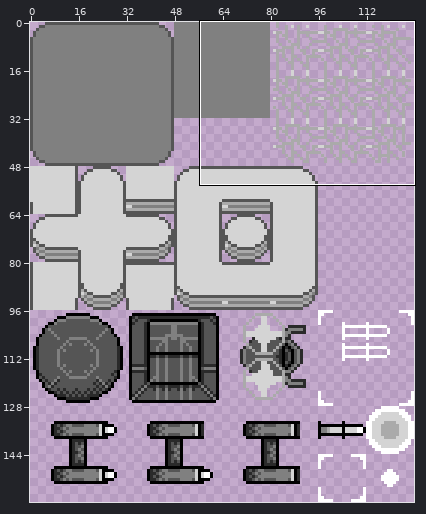
A pixel-art file gets an edit: resource/image/tileset.ase. Above: a wide view before the commit, with the close-up outlined.
Close-up. Old version:
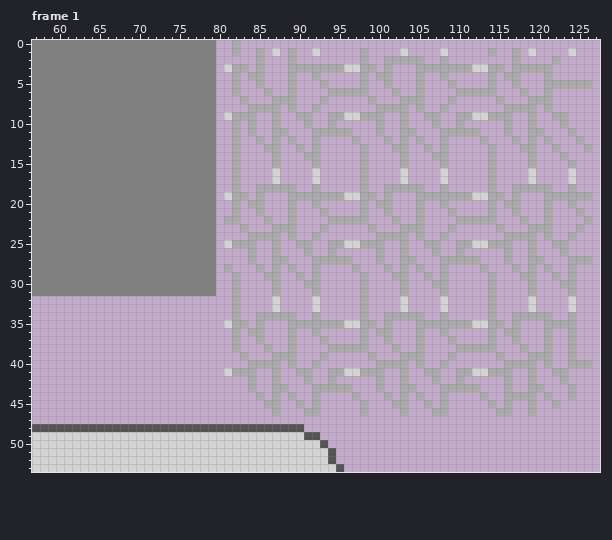
128x160 pixels, 8 frames. Shown: frame 1: x 57..127, y 0..53. The commit also changed other frames or places, which this record leaves out.
Once edited:
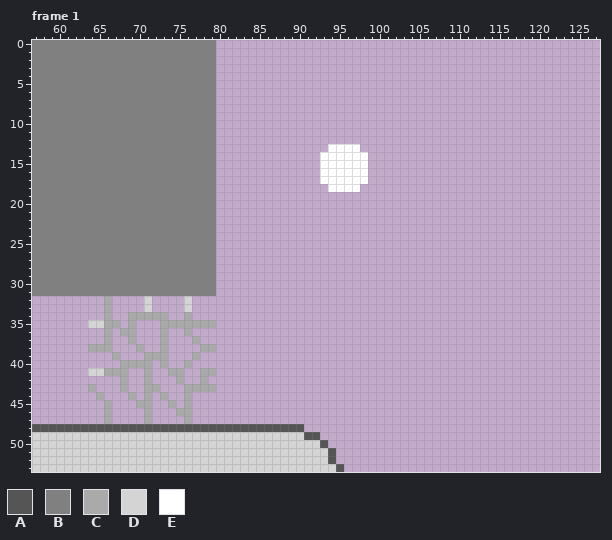
Palette (. is transparent): A #555555  B #808080  C #aaaaaa  D #d4d4d4  E #ffffff
From old to new:
Frame 1, layers "animation", "base":
y 0: x 82 C -> .
y 1: x 82 C -> .; x 85 C -> .; x 87 D -> .; x 89 C -> .; x 92 D -> .; x 98 C -> .; x 103 D -> .; x 108 D -> .; x 114 C -> .; x 117 C -> .; x 119 D -> .; x 124 D -> .
y 2: x 85 C -> .; x 89 C -> .; x 98 C -> .; x 101..105 CCCCC -> .....; x 108 C -> .; x 117 C -> .; x 122 C -> .
y 3: x 81..83 DCC -> ...; x 85 C -> .; x 89..99 CCCCCCCDDCC -> ...........; x 101 C -> .; x 105..115 CCCCCCCDDCC -> ...........; x 117..121 CCCCC -> .....
y 4: x 82 C -> .; x 84..85 CC -> ..; x 89 C -> .; x 92 C -> .; x 98 C -> .; x 100..101 CC -> ..; x 105 C -> .; x 108 C -> .; x 114 C -> .; x 116..117 CC -> ..; x 121 C -> .
y 5: x 82 C -> .; x 85 C -> .; x 89 C -> .; x 93 C -> .; x 98 C -> .; x 101 C -> .; x 105 C -> .; x 109 C -> .; x 114 C -> .; x 117 C -> .; x 121..126 CCCCCC -> ......
y 6: x 82 C -> .; x 86 C -> .; x 89 C -> .; x 94..98 CCCCC -> .....; x 102 C -> .; x 105 C -> .; x 110..114 CCCCC -> .....; x 118 C -> .; x 121 C -> .
y 7: x 83 C -> .; x 87..89 CCC -> ...; x 93 C -> .; x 99 C -> .; x 103..105 CCC -> ...; x 109 C -> .; x 115 C -> .; x 119..121 CCC -> ...
y 8: x 84..87 CCCC -> ....; x 89 C -> .; x 92 C -> .; x 100..103 CCCC -> ....; x 105 C -> .; x 108 C -> .; x 116..119 CCCC -> ....; x 121 C -> .
y 9: x 81..84 DCCC -> ....; x 87 C -> .; x 90..91 CC -> ..; x 94..100 CCDDCCC -> .......; x 103 C -> .; x 106..107 CC -> ..; x 110..116 CCDDCCC -> .......; x 119 C -> .; x 122..123 CC -> ..
y 10: x 82 C -> .; x 84 C -> .; x 87 C -> .; x 91 C -> .; x 94 C -> .; x 100 C -> .; x 103 C -> .; x 107 C -> .; x 110 C -> .; x 116 C -> .; x 119 C -> .; x 123 C -> .
y 11: x 82 C -> .; x 84 C -> .; x 87..88 CC -> ..; x 92..96 CCCCC -> .....; x 100 C -> .; x 103..104 CC -> ..; x 108..112 CCCCC -> .....; x 116 C -> .; x 119..120 CC -> ..; x 124 C -> .
y 12: x 82 C -> .; x 85 C -> .; x 87 C -> .; x 89 C -> .; x 92 C -> .; x 97 C -> .; x 101 C -> .; x 103 C -> .; x 105 C -> .; x 108 C -> .; x 113 C -> .; x 117 C -> .; x 119 C -> .; x 121 C -> .; x 125 C -> .
y 13: x 82 C -> .; x 86..87 CC -> ..; x 90 C -> .; x 92 C -> .; x 94..98 ....C -> EEEE.; x 102..103 CC -> ..; x 106 C -> .; x 108 C -> .; x 114 C -> .; x 118..119 CC -> ..; x 122 C -> .; x 126 C -> .
y 14: x 82 C -> .; x 87 C -> .; x 91..98 CC.....C -> ..EEEEEE; x 103 C -> .; x 107..108 CC -> ..; x 114 C -> .; x 119 C -> .; x 123 C -> .
y 15: x 82 C -> .; x 87 C -> .; x 92..98 C.....C -> .EEEEEE; x 103 C -> .; x 108 C -> .; x 114 C -> .; x 119 C -> .; x 124 C -> .
y 16..17: x 82 C -> .; x 87 D -> .; x 92..98 D.....C -> .EEEEEE; x 103 D -> .; x 108 D -> .; x 114 C -> .; x 119 D -> .; x 124 D -> .
y 18: x 82 C -> .; x 85..89 CCCCC -> .....; x 92 C -> .; x 94..98 ....C -> EEEE.; x 101..105 CCCCC -> .....; x 108 C -> .; x 114 C -> .; x 117..121 CCCCC -> .....; x 124 C -> .
y 19: x 81..83 DCC -> ...; x 85 C -> .; x 89..99 CCCCCCCDDCC -> ...........; x 101 C -> .; x 105..115 CCCCCCCDDCC -> ...........; x 117 C -> .; x 121..126 CCCCCC -> ......
y 20: x 82 C -> .; x 84..85 CC -> ..; x 89 C -> .; x 92 C -> .; x 98 C -> .; x 100..101 CC -> ..; x 105 C -> .; x 108 C -> .; x 114 C -> .; x 116..117 CC -> ..; x 121 C -> .; x 124 C -> .
y 21: x 82 C -> .; x 85 C -> .; x 89 C -> .; x 93 C -> .; x 98 C -> .; x 101 C -> .; x 105 C -> .; x 109 C -> .; x 114 C -> .; x 117 C -> .; x 121 C -> .; x 125 C -> .
y 22: x 81..82 CC -> ..; x 86 C -> .; x 89 C -> .; x 94..98 CCCCC -> .....; x 102 C -> .; x 105 C -> .; x 110..114 CCCCC -> .....; x 118 C -> .; x 121 C -> .; x 126 C -> .
y 23: x 83 C -> .; x 87..89 CCC -> ...; x 93 C -> .; x 99 C -> .; x 103..105 CCC -> ...; x 109 C -> .; x 115 C -> .; x 119..121 CCC -> ...; x 125 C -> .
y 24: x 84..87 CCCC -> ....; x 89 C -> .; x 92 C -> .; x 100..103 CCCC -> ....; x 105 C -> .; x 108 C -> .; x 116..119 CCCC -> ....; x 121 C -> .; x 124 C -> .
y 25: x 81..84 DCCC -> ....; x 87 C -> .; x 90..91 CC -> ..; x 94..100 CCDDCCC -> .......; x 103 C -> .; x 106..107 CC -> ..; x 110..116 CCDDCCC -> .......; x 119 C -> .; x 122..123 CC -> ..
y 26: x 84 C -> .; x 87 C -> .; x 91 C -> .; x 94 C -> .; x 100 C -> .; x 103 C -> .; x 107 C -> .; x 110 C -> .; x 116 C -> .; x 119 C -> .; x 123 C -> .
y 27: x 84 C -> .; x 87..88 CC -> ..; x 92..96 CCCCC -> .....; x 100 C -> .; x 103..104 CC -> ..; x 108..112 CCCCC -> .....; x 116 C -> .; x 119..120 CC -> ..; x 124..126 CCC -> ...
y 28: x 81 C -> .; x 85 C -> .; x 87 C -> .; x 89 C -> .; x 92 C -> .; x 97 C -> .; x 101 C -> .; x 103 C -> .; x 105 C -> .; x 108 C -> .; x 113 C -> .; x 117 C -> .; x 119 C -> .; x 121 C -> .; x 124 C -> .
y 29: x 82 C -> .; x 86..87 CC -> ..; x 90 C -> .; x 92 C -> .; x 98 C -> .; x 102..103 CC -> ..; x 106 C -> .; x 108 C -> .; x 114 C -> .; x 118..119 CC -> ..; x 122 C -> .; x 124 C -> .
y 30: x 82 C -> .; x 87 C -> .; x 91..92 CC -> ..; x 98 C -> .; x 103 C -> .; x 107..108 CC -> ..; x 114 C -> .; x 119 C -> .; x 123..124 CC -> ..
y 31: x 82 C -> .; x 87 C -> .; x 92 C -> .; x 98 C -> .; x 103 C -> .; x 108 C -> .; x 114 C -> .; x 119 C -> .; x 124 C -> .
y 32..33: x 66 . -> C; x 71 . -> D; x 76 . -> D; x 82 C -> .; x 87 D -> .; x 92 D -> .; x 98 C -> .; x 103 D -> .; x 108 D -> .; x 114 C -> .; x 119 D -> .; x 124 D -> .
y 34: x 66 . -> C; x 69..73 ..... -> CCCCC; x 76 . -> C; x 82 C -> .; x 85..89 CCCCC -> .....; x 92 C -> .; x 98 C -> .; x 101..105 CCCCC -> .....; x 108 C -> .; x 114 C -> .; x 117..121 CCCCC -> .....; x 124 C -> .
y 35: x 64..67 .... -> DDCC; x 69 . -> C; x 73..79 ....... -> CCCCCCC; x 81..83 DCC -> ...; x 85 C -> .; x 89..99 CCCCCCCDDCC -> ...........; x 101 C -> .; x 105..115 CCCCCCCDDCC -> ...........; x 117 C -> .; x 121..124 CCCC -> ....
y 36: x 66 . -> C; x 68..69 .. -> CC; x 73 . -> C; x 76 . -> C; x 82 C -> .; x 84..85 CC -> ..; x 89 C -> .; x 92 C -> .; x 98 C -> .; x 100..101 CC -> ..; x 105 C -> .; x 108 C -> .; x 114 C -> .; x 116..117 CC -> ..; x 121 C -> .; x 124 C -> .
y 37: x 66 . -> C; x 69 . -> C; x 73 . -> C; x 77 . -> C; x 82 C -> .; x 85 C -> .; x 89 C -> .; x 93 C -> .; x 98 C -> .; x 101 C -> .; x 105 C -> .; x 109 C -> .; x 114 C -> .; x 117 C -> .; x 121 C -> .; x 124 C -> .
y 38: x 64..66 ... -> CCC; x 70 . -> C; x 73 . -> C; x 78..79 .. -> CC; x 82 C -> .; x 86 C -> .; x 89 C -> .; x 94..98 CCCCC -> .....; x 102 C -> .; x 105 C -> .; x 110..114 CCCCC -> .....; x 118 C -> .; x 121 C -> .; x 124 C -> .
y 39: x 67 . -> C; x 71..73 ... -> CCC; x 77 . -> C; x 83 C -> .; x 87..89 CCC -> ...; x 93 C -> .; x 99 C -> .; x 103..105 CCC -> ...; x 109 C -> .; x 115 C -> .; x 119..121 CCC -> ...; x 124 C -> .
y 40: x 68..71 .... -> CCCC; x 73 . -> C; x 76 . -> C; x 84..87 CCCC -> ....; x 89 C -> .; x 92 C -> .; x 100..103 CCCC -> ....; x 105 C -> .; x 108 C -> .; x 116..119 CCCC -> ....; x 121 C -> .; x 124..126 CCC -> ...
y 41: x 64..68 ..... -> DDCCC; x 71 . -> C; x 74..75 .. -> CC; x 78..79 .. -> CC; x 81..84 DCCC -> ....; x 87 C -> .; x 90..91 CC -> ..; x 94..100 CCDDCCC -> .......; x 103 C -> .; x 106..107 CC -> ..; x 110..116 CCDDCCC -> .......; x 119 C -> .; x 122..123 CC -> ..
y 42: x 68 . -> C; x 71 . -> C; x 75 . -> C; x 78 . -> C; x 84 C -> .; x 87 C -> .; x 91 C -> .; x 94 C -> .; x 100 C -> .; x 103 C -> .; x 107 C -> .; x 110 C -> .; x 116 C -> .; x 119 C -> .; x 123 C -> .
y 43: x 64 . -> C; x 68 . -> C; x 71..72 .. -> CC; x 76..79 .... -> CCCC; x 84 C -> .; x 87..88 CC -> ..; x 92..96 CCCCC -> .....; x 100 C -> .; x 103..104 CC -> ..; x 108..112 CCCCC -> .....; x 116 C -> .; x 119..120 CC -> ..; x 124 C -> .
y 44: x 65 . -> C; x 69 . -> C; x 71 . -> C; x 73 . -> C; x 76 . -> C; x 85 C -> .; x 87 C -> .; x 89 C -> .; x 92 C -> .; x 97 C -> .; x 101 C -> .; x 103 C -> .; x 105 C -> .; x 108 C -> .; x 113 C -> .; x 116..119 CCCC -> ....; x 121 C -> .; x 124 C -> .
y 45: x 66 . -> C; x 70..71 .. -> CC; x 74 . -> C; x 76 . -> C; x 86..87 CC -> ..; x 90 C -> .; x 92 C -> .; x 98 C -> .; x 102..103 CC -> ..; x 106 C -> .; x 108 C -> .; x 114 C -> .; x 116 C -> .; x 119 C -> .; x 122 C -> .
y 46: x 66 . -> C; x 71 . -> C; x 75..76 .. -> CC; x 87 C -> .; x 91..92 CC -> ..; x 98 C -> .; x 103 C -> .; x 107..108 CC -> ..; x 115..116 CC -> ..; x 119 C -> .
y 47: x 66 . -> C; x 71 . -> C; x 76 . -> C
